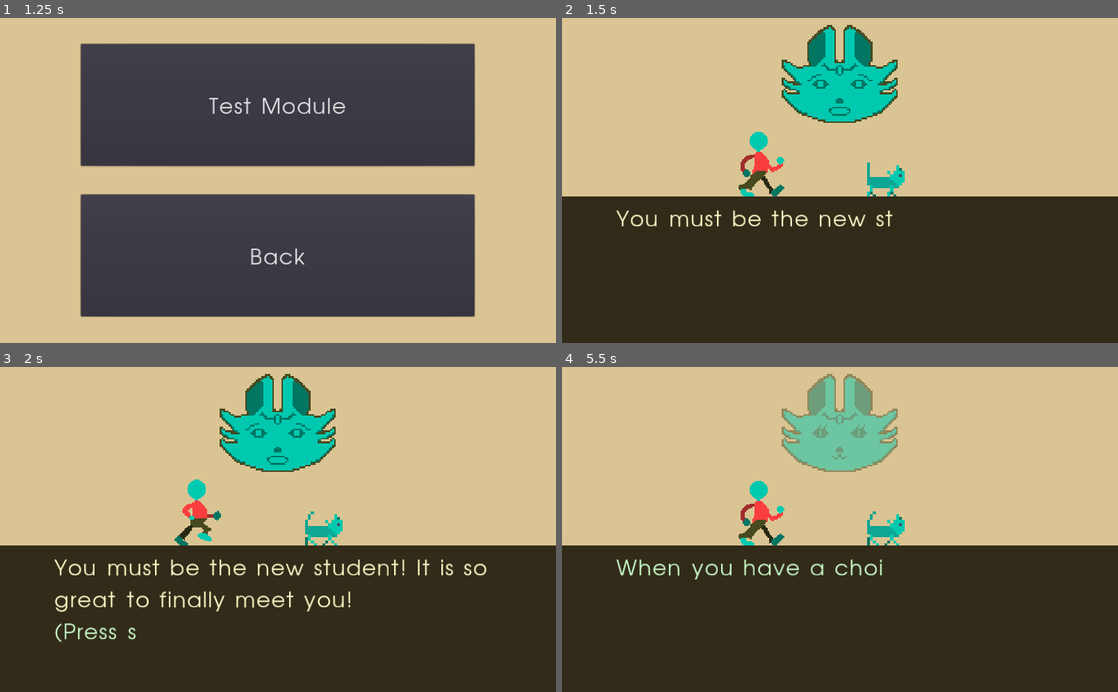
Above: before the commit, frames 1-4 (two rows, left to right).
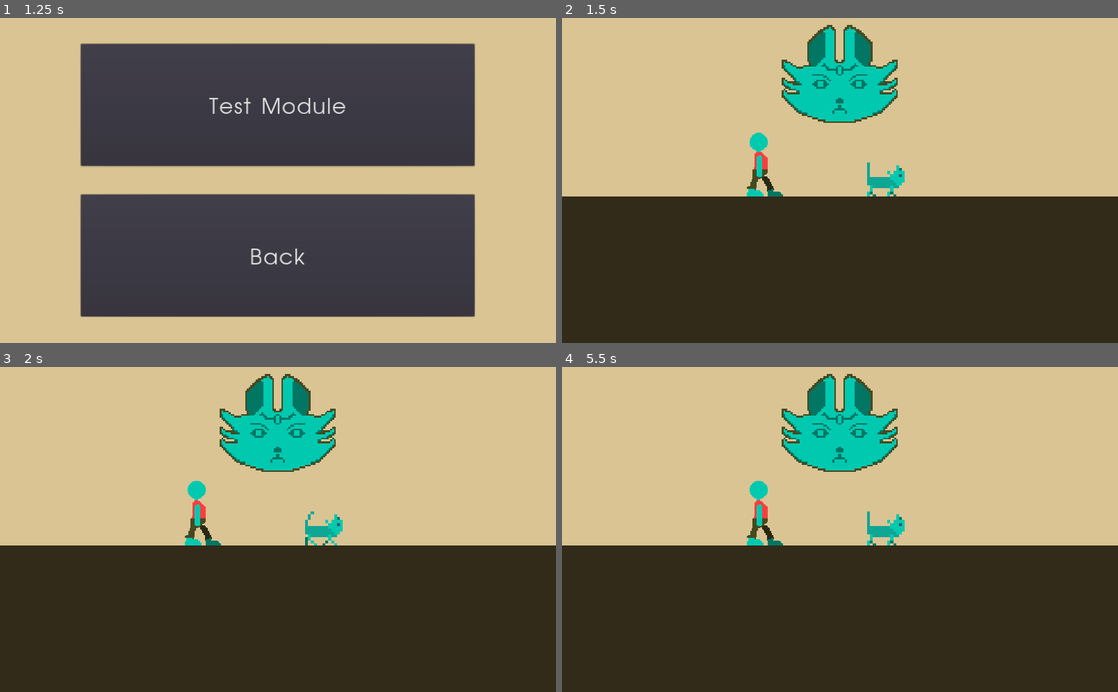
Above: after the commit, the same moments.

Repository: ayylol/ProjectTransitions
Game: Godot game, scene res://systems/Root.tscn
Same seed, same stepped clock (60 frames per second), same inputs: the game is played once before the commit and once after it.
Inputs:
- Up to frame 1 (1.25 s): click "Adventure" at 0.5 s
- Up to frame 2 (1.5 s): click "Test Module" at 1.25 s
- Up to frame 3 (2 s): no input
- Up to frame 4 (5.5 s): tap Space at 2 s; hold D (right) 2.03-2.78 s; tap Enter (ui_accept) at 2.27, 3.02, 4.52, 5.27 s; hold S (down) 2.78-3.53 s; hold D (right) 3.53-4.28 s; hold Up (ui_up) 4.28-5.03 s; hold S (down) from 5.03 s (still down)

Frame 1 is identical in both runs. In frame 2, 1.2% of the frame differs, in the area x 9-60%, y 13-65%; in frame 3, 2.7%; in frame 4, 5.5%, in the area x 9-61%, y 2-66%.
Error after the commit: Assertion failed: res://content/documentation_content.json does not exist. (res://systems/Database.gd:6)

Commit message:
started dialogue documentation file

Diff:
--- a/Module/Module.gd
+++ b/Module/Module.gd
@@ -72,7 +72,7 @@
 func start():
 	#GameState.load_game()
 	load_flags("flags")
-	load_module("module0")
+	load_module("documentation")
 	update_menu(topic)
 
 func update_menu(label : String):
@@ -84,8 +84,7 @@
 	# Check for correct formating
 	assert(label in _module_content, "label not in module")
 	var content = _module_content[label]
-	assert("text" in content, "No text in label") # probably doesn't need to be asserted
-	assert("choices" in content, "No choices in label") # ?
+	assert("choices" in content, "No choices in label")
 
 	if "effect" in content:
 		for key in content["effect"]:
--- /dev/null
+++ b/content/documentation_commented.json
@@ -0,0 +1,34 @@
+////////////////////////////////////////////////////////////////
+// Project Transition's Dialogue System Example/Documentation //
+////////////////////////////////////////////////////////////////
+
+// [Quick JSON guide]
+
+
+// [Dialogue System]
+
+{
+  // [Labels and Content]
+
+  "intro":
+  {
+    "text": "test text",
+    "choices":
+    [
+      {
+        "text": "{next}",
+        "label": "text_explained"
+      }
+    ]
+  }
+  // [Text] //
+
+  // [Choices] //
+
+  // [Conditional] //
+
+  // [Character/Emotion] //
+
+  // [Audio] //
+
+}
--- a/content/test_content.json
+++ /dev/null
@@ -1,35 +0,0 @@
-{
-  "intro":
-  {
-    "character": "pompom",
-    "emotion": "dwayne",
-    "text": "[color=blue][b][i]Options[/i][/b][/color] will show [wave][b]up[/b][/wave]",
-    "choices":
-      [
-        {
-          "text": "Choice 1",
-          "label": "intro 2"
-        },
-        {
-          "text": "Choice 2",
-          "label": "intro 2"
-        }
-      ]
-  },
-  "intro 2":
-  {
-    "character": "pompom",
-    "emotion": "dwayne",
-    "text": "[color=blue]Options[/color] will show [wave][b]up[/b][/wave] 2",
-    "choices":
-      [
-        {
-          "text": "{quiz}",
-          "group": "test_quiz",
-          "name": "q1",
-          "reversed": true,
-          "label": "intro"
-        }
-      ]
-  }
-}
--- a/content/test_flags.json
+++ /dev/null
@@ -1,5 +0,0 @@
-{
-  "flag1": false,
-  "flag2": true,
-  "str_flag": "true and {F}flag2"
-}
--- a/content/test_quiz.json
+++ /dev/null
@@ -1,14 +0,0 @@
-{
-  "what is 2+2":
-  {
-    "choices":
-    ["4","3","1"],
-    "answer": 0
-  },
-  "choose the right answer":
-  {
-    "choices":
-    ["not this","this one","this is wrong"],
-    "answer": 1
-  }
-}
Not shown, added: content/remove_comments.py
